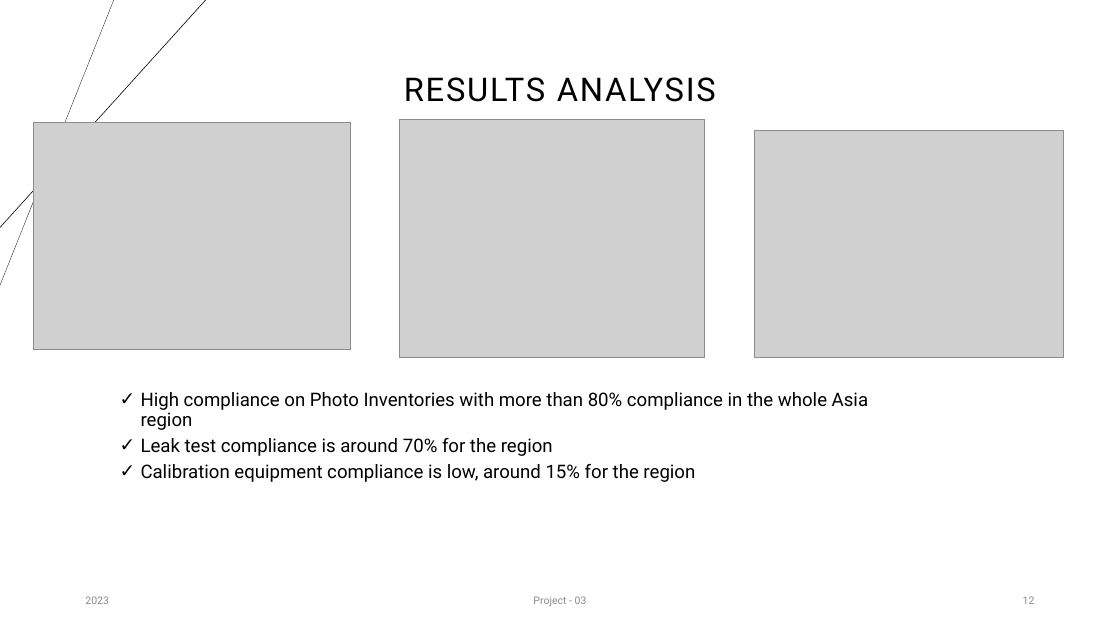
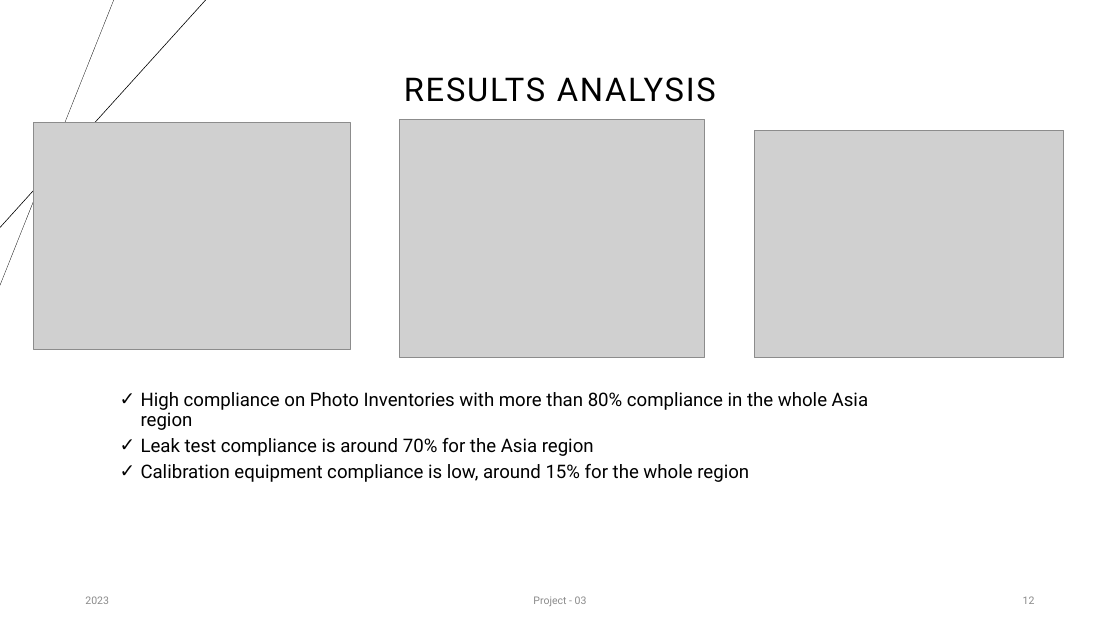
Before and after one commit to lcardsvr/Inventory-Matching-Project, a slide deck: slide 12 of Resources/Project – 03.pptx. Drawn at 1120x630 pixels with LibreOffice and Linux fonts; fonts in the diff are those of the drawing; grey boxes stand for pictures. Boxes give left, top, right and bottom in pixels: in the first picture for what was removed or moved away, otherwise in the second. Text is boxed around its words. In the diff, an @@ line names an element or a change of style, - is before the commit and + after.

```diff
--- a/Resources/Project – 03.pptx
+++ b/Resources/Project – 03.pptx
@@ text at <box>141,438,749,482</box>: text changed @@
-  ✓ Leak test compliance is around 70% for the region
-  ✓ Calibration equipment compliance is low, around 15% for the region
+  ✓ Leak test compliance is around 70% for the Asia region
+  ✓ Calibration equipment compliance is low, around 15% for the whole region
```
